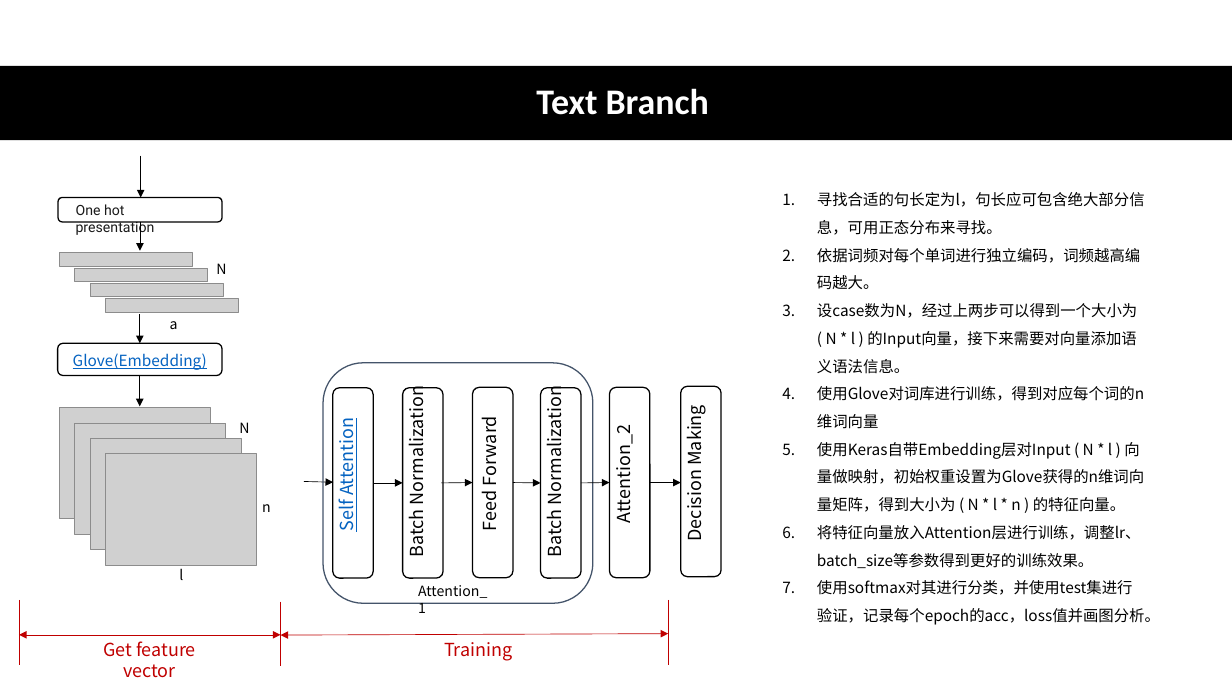
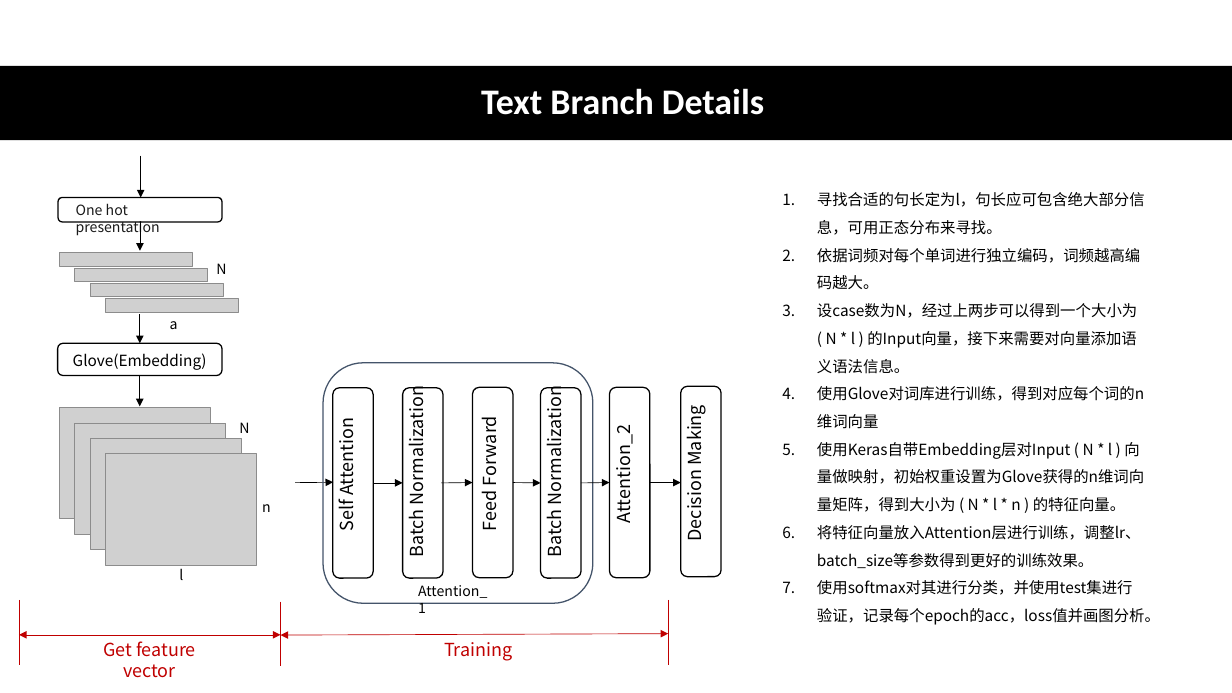
Before and after one commit to CrescentIvy/CPSS, a slide deck: slide 17 of xinwei zhao.pptx (slide 15 before the commit). Drawn at 1232x693 pixels with LibreOffice and Linux fonts; fonts in the diff are those of the drawing; grey boxes stand for pictures. Boxes give left, top, right and bottom in pixels: in the first picture for what was removed or moved away, otherwise in the second. Text is boxed around its words. In the diff, an @@ line names an element or a change of style, - is before the commit and + after.

```diff
--- a/xinwei zhao.pptx
+++ b/xinwei zhao.pptx
@@ title at box(481, 88, 764, 115): text changed @@
-Text Branch
+Text Branch Details
@@ text "One hot presentation" at box(76, 203, 160, 236): font Roboto to Noto Sans CJK SC @@
@@ text "Glove(Embedding)" at box(73, 353, 207, 370): text colour #0563C1 to #000000, underline off @@
@@ text "Self Attention" at box(333, 425, 359, 531): text colour #0563C1 to #000000, underline off @@
@@ arrow moved from (304, 482) - (334, 482) to (295, 482) - (334, 482) @@
```
Also in this commit, not shown: 11 other slides changed, 5 slides added, 4 slides removed, 1 other file.
